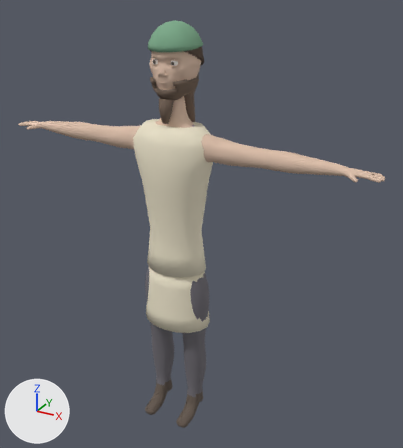
Two versions of the glTF model game/assets/people/khemet-m.glb, one commit apart.
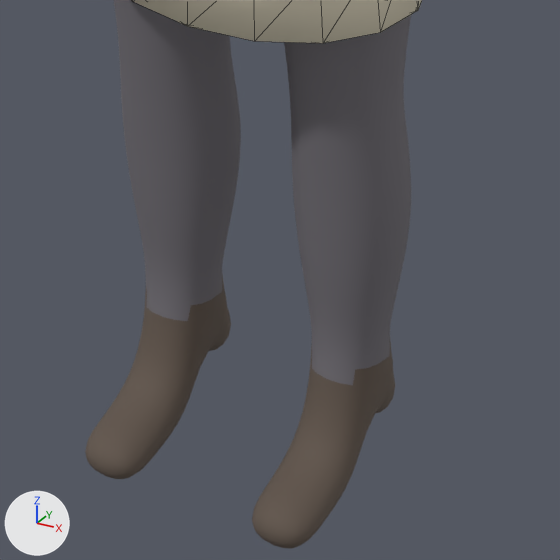
The first picture shows the older version from a 50 mm lens placed at (1.57, -2.55, 2.65), pointed at (0.1, 0.13, 1.31). The close-ups show the older and then the newer version on the part from 32% to 58% of the width and 73% to 96% of the height of that picture. Only the edits that show in the close-ups are written down. The axes (+X, +Y, +Z) are drawn at lower left. The lights are the same throughout. The close-ups show mesh edges as thin lines.

The first close-up shows 'Body', 'Dress_2_kilt'.
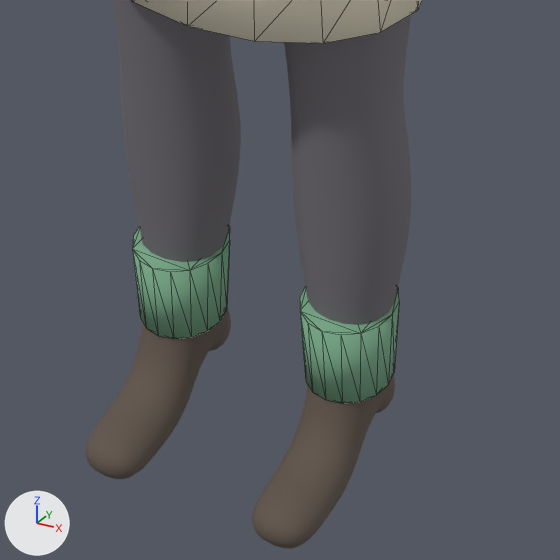
What changed in the scene script:
```text
Change mat_dress_khemet_second:
    mat_dress_khemet_second.base_color: (0.2, 0.4, 0.25) -> (0.2, 0.42, 0.26)  # green #7caa89 -> green #7cad8b
Add me_dress_5_sandals_r:
    me_dress_5_sandals_r.from_pydata(...)  # a 16-sided cut cone along z (radius 0.054 by 0.06 at the low end, 0.06 by 0.067 at the high end) spanning x -0.1815..-0.0615, y -0.067..0.067, z 0.14..0.25
    me_dress_5_sandals_r.materials.append(mat_dress_khemet_second)  # green #7cad8b
Add me_dress_5_sandals_l:
    me_dress_5_sandals_l.from_pydata(...)  # a 16-sided cut cone along z (radius 0.054 by 0.06 at the low end, 0.06 by 0.067 at the high end) spanning x 0.0615..0.1815, y -0.067..0.067, z 0.14..0.25
    me_dress_5_sandals_l.materials.append(mat_dress_khemet_second)  # green #7cad8b
Add ob_dress_5_sandals_r:
    ob_dress_5_sandals_r = bpy.data.objects.new('Dress_5_sandals_r', me_dress_5_sandals_r)
    ob_dress_5_sandals_r.location = (0.0, 0.0, 0.0)
Add ob_dress_5_sandals_l:
    ob_dress_5_sandals_l = bpy.data.objects.new('Dress_5_sandals_l', me_dress_5_sandals_l)
    ob_dress_5_sandals_l.location = (0.0, 0.0, 0.0)
```

Where the change shows, as pixel boxes (x1, y1, x2, y2) in the close-ups (560 x 560 px):
'Dress_5_sandals_l', added (green)
    after: (300, 287, 399, 403)
'Dress_5_sandals_r', added (green)
    after: (132, 227, 230, 339)
